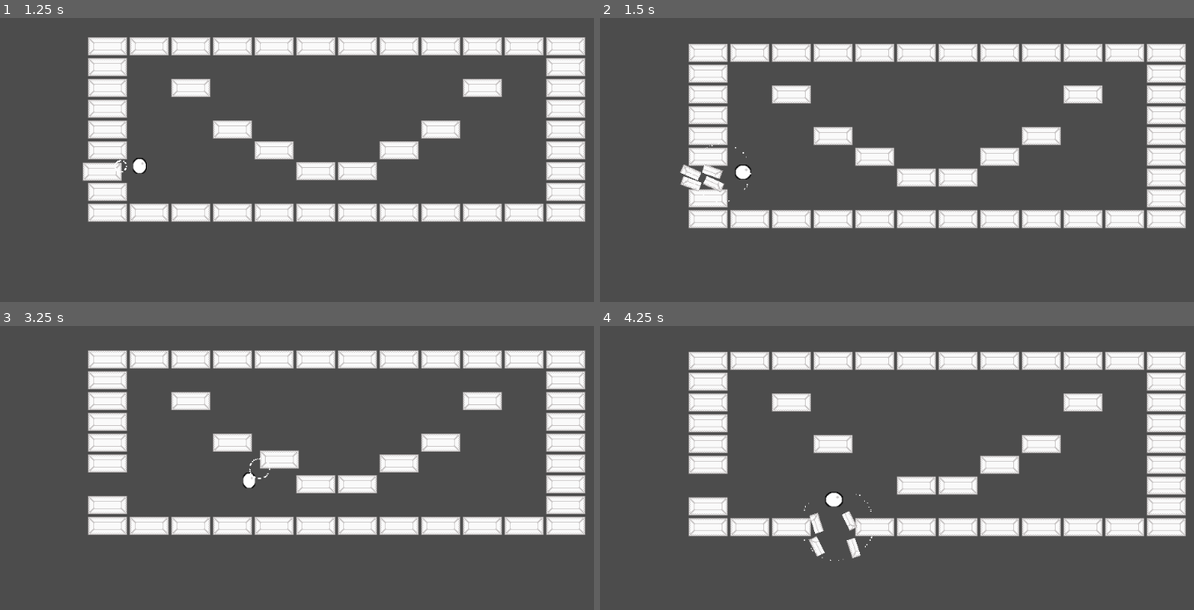
Above: before the commit, frames 1-4 (two rows, left to right).
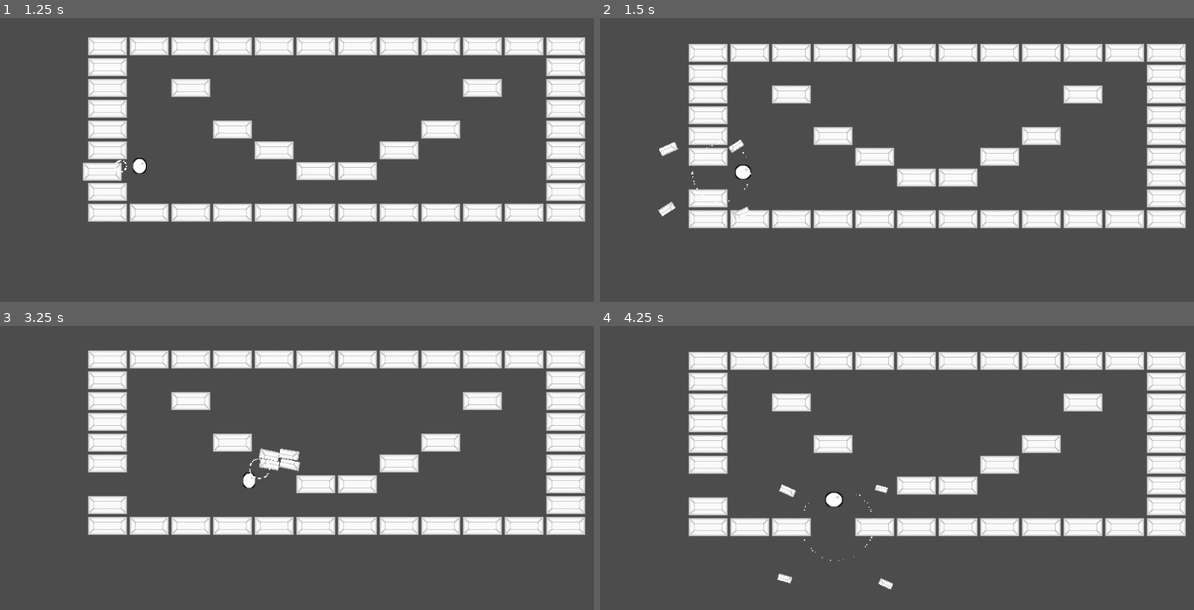
Above: after the commit, the same moments.

Repository: Anatolij-Grigorjev/Breakout4Godot
Game: Godot game, scene res://BreakoutGame.tscn
Two runs of this game, one before a commit and one after it. Both use one fixed random seed, a clock stepped at 60 frames per second and the inputs below.
Inputs (mouse positions are in pixels of both pictures, inside the frame that each line leads up to):
- Up to frame 1 (1.25 s): tap Enter at 0.5 s; move the mouse to (475, 182) at 0.52 s; tap Alt at 0.6 s; click (475, 182) at 0.67 s
- Up to frame 2 (1.5 s): drag from (796, 222) to (897, 282) at 1.27 s
- Up to frame 3 (3.25 s): move the mouse to (397, 425) at 2.02 s; tap Shift at 2.1 s; click (397, 425) at 2.17 s; drag from (297, 590) to (130, 453) at 2.77 s
- Up to frame 4 (4.25 s): move the mouse to (1128, 570) at 3.52 s; tap Ctrl at 3.6 s; click (1128, 570) at 3.67 s

Frame 1 is identical in both runs. In frame 2, 0.7% of the frame differs, in the area x 9-26%, y 42-71%; in frame 3, 0.2%; in frame 4, 0.6%.

Commit message:
make animationa happen concurrently at offset

Diff:
--- a/game/bricks/BrickExplode.gd
+++ b/game/bricks/BrickExplode.gd
@@ -3,6 +3,8 @@
 
 onready var impactTween: Tween = $ImpactTween
 onready var anim: AnimationPlayer = $AnimationPlayer
+
+var impactDuration: float = 0.25
 
 # Called when the node enters the scene tree for the first time.
 func _ready():
@@ -12,7 +14,7 @@
 func explode(hit_normal: Vector2):
 	visible = true
 	_build_and_start_impact_tween(hit_normal)
-	yield(impactTween, "tween_all_completed")
+	yield(get_tree().create_timer(0.1), "timeout")
 	anim.play("explode")
 
 
@@ -21,6 +23,6 @@
 	impactTween.interpolate_property(
 		self, "position",
 		null, position + (hit_normal * -10),
-		0.25, Tween.TRANS_EXPO, Tween.EASE_OUT
+		impactDuration, Tween.TRANS_EXPO, Tween.EASE_OUT
 	)
 	impactTween.start()
